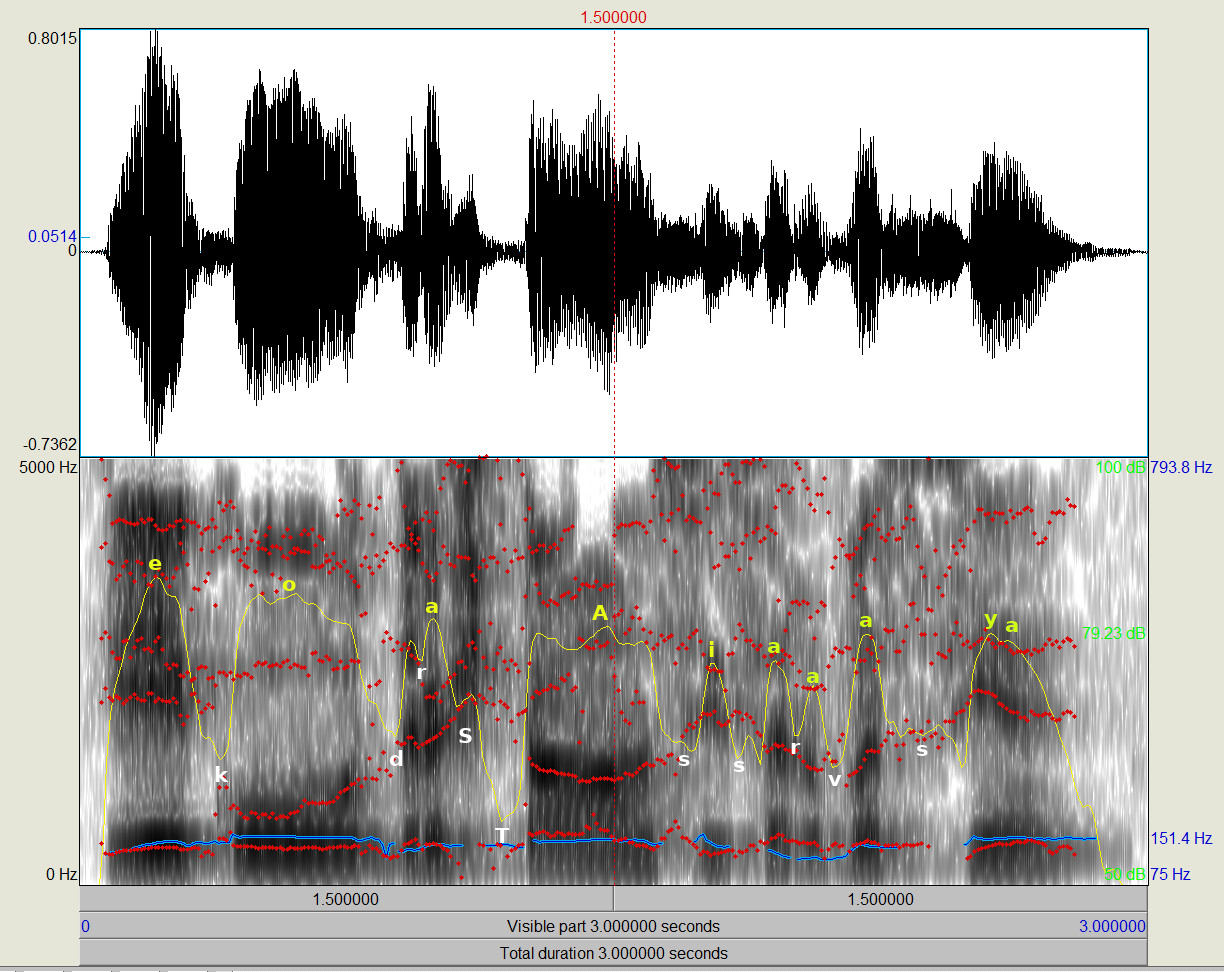
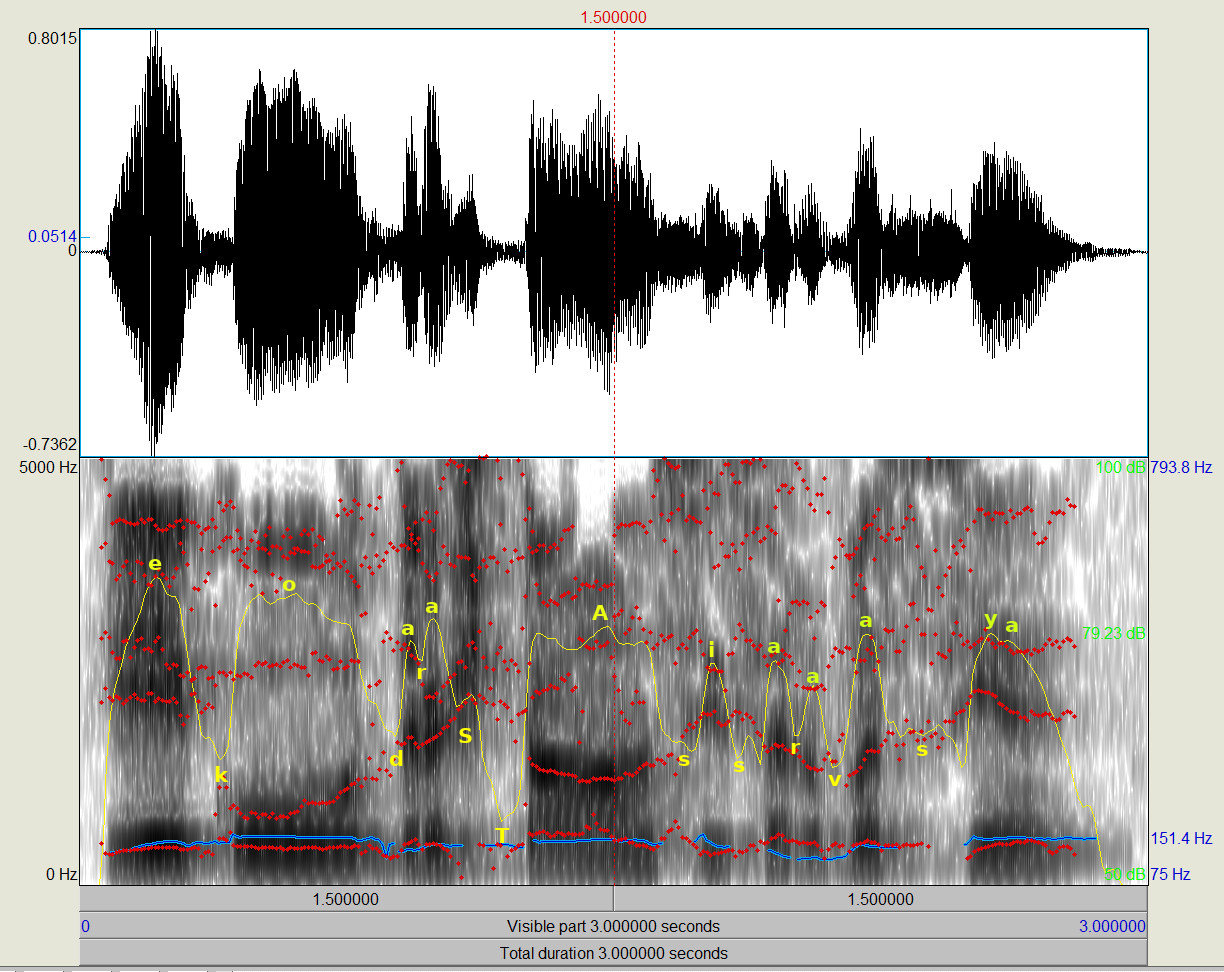
Revision of a layered (1224, 972) image; what changed, layer by layer:
painted on "s #1" over (x1=679, y1=755, x2=690, y2=766)
painted on "S" over (x1=459, y1=728, x2=472, y2=743)
painted on "T" over (x1=495, y1=828, x2=510, y2=843)
painted on "d" over (x1=389, y1=750, x2=403, y2=766)
painted on "r #1" over (x1=791, y1=743, x2=801, y2=754)
painted on "s #2" over (x1=734, y1=761, x2=745, y2=772)
painted on "r" over (x1=417, y1=668, x2=427, y2=679)
painted on "s" over (x1=917, y1=745, x2=928, y2=756)
painted on "v" over (x1=828, y1=775, x2=842, y2=786)
added layer "a #5" above "a" over (x1=401, y1=624, x2=414, y2=635)
painted on "k" over (x1=215, y1=766, x2=229, y2=782)
